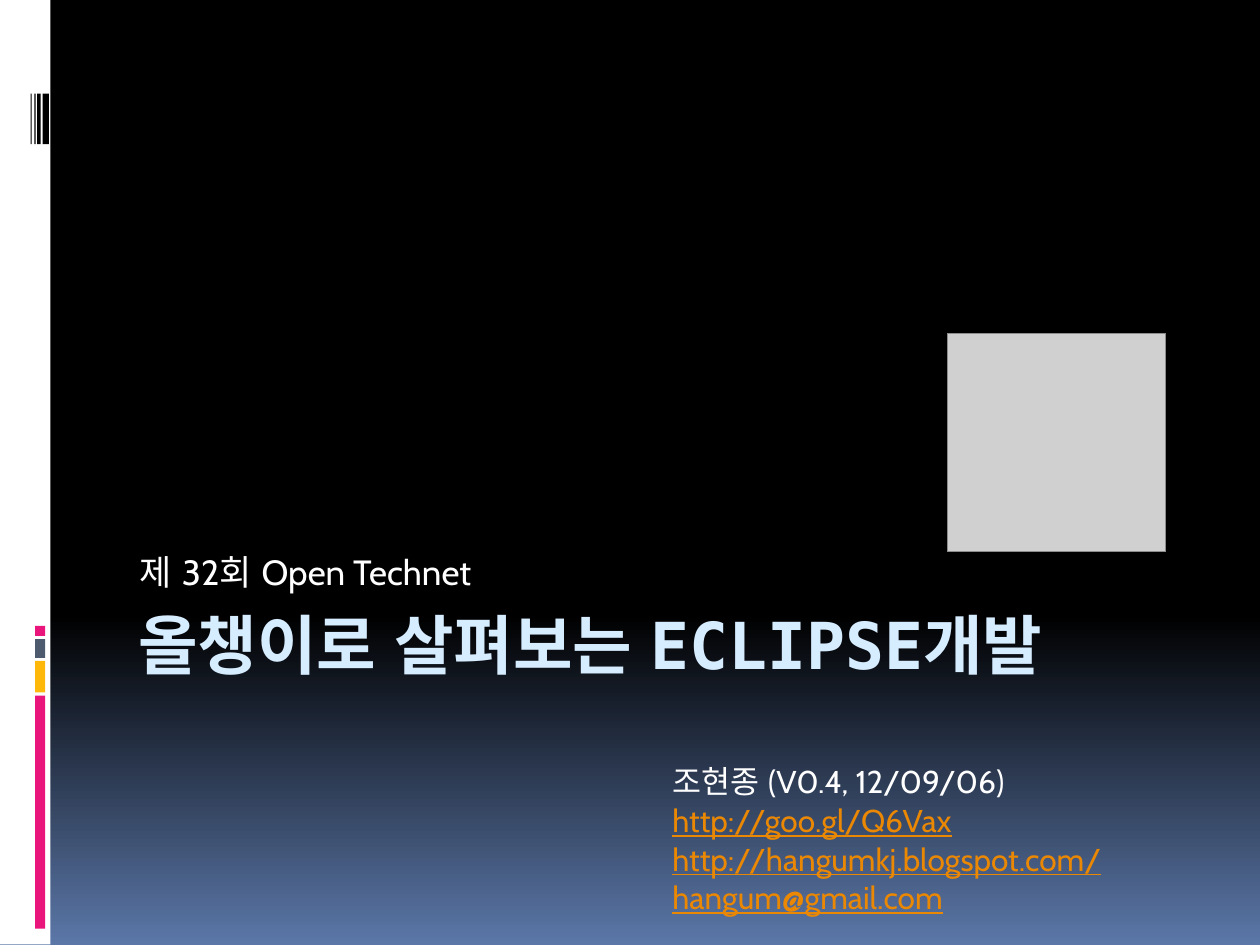
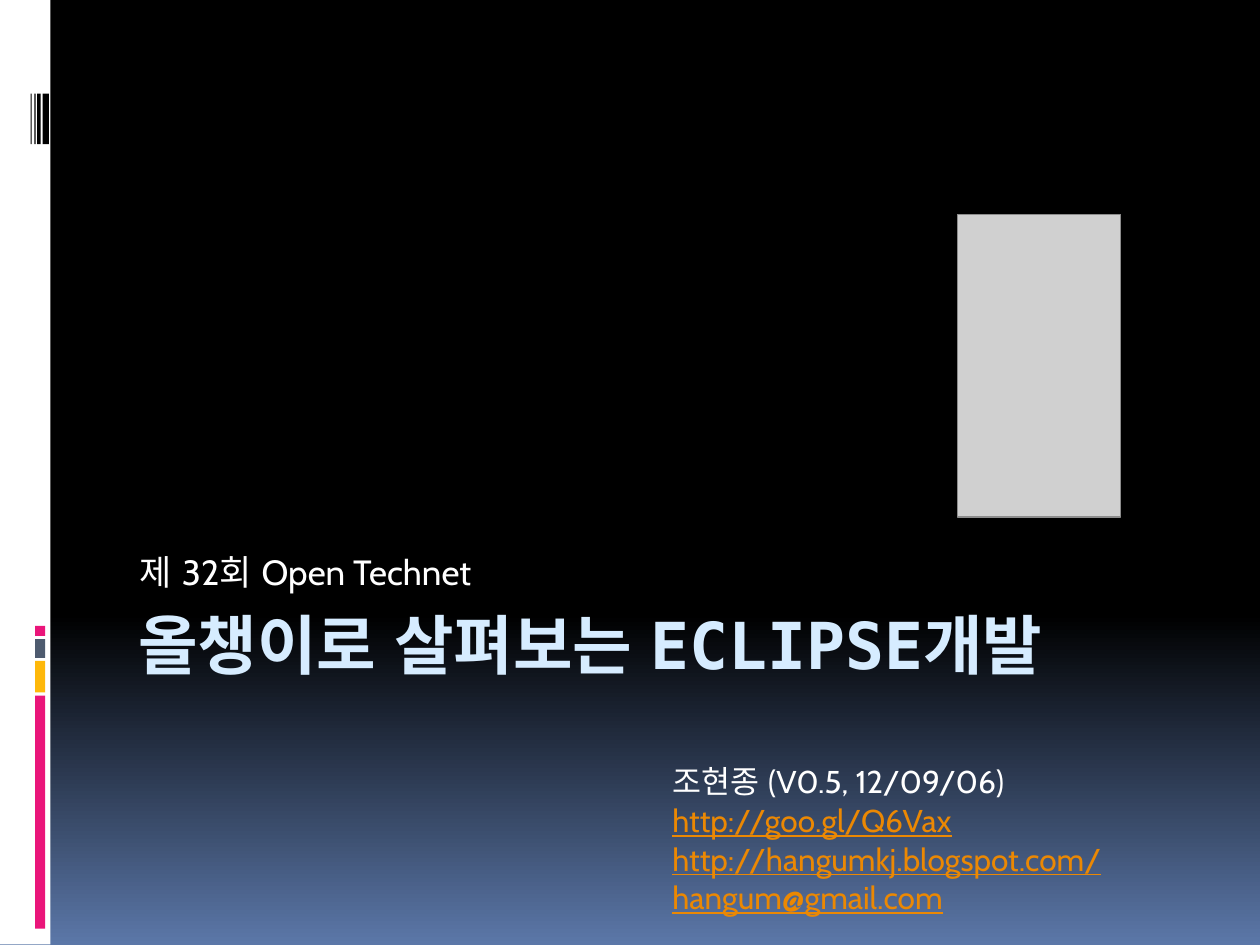
Before and after one commit to hangum/TadpoleForDBTools, a slide deck: slide 1 of targetProject/docs/올챙이로 살펴보는 Eclipse개발.pptx. Drawn at 1260x945 pixels with LibreOffice and Linux fonts; fonts in the diff are those of the drawing; grey boxes stand for pictures. Boxes give left, top, right and bottom in pixels: in the first picture for what was removed or moved away, otherwise in the second. Text is boxed around its words. In the diff, an @@ line names an element or a change of style, - is before the commit and + after.

```diff
--- a/targetProject/docs/올챙이로 살펴보는 Eclipse개발.pptx
+++ b/targetProject/docs/올챙이로 살펴보는 Eclipse개발.pptx
@@ picture added at [958, 214, 1121, 517] @@
@@ picture removed at [948, 334, 1166, 552] @@
@@ table at [660, 750, 1231, 920] @@
-row 1, column 1: 조현종 (V0.4, 12/09/06) / http://goo.gl/Q6Vax / http://hangumkj.blogspot.com/ / hangum@gmail.com
+row 1, column 1: 조현종 (V0.5, 12/09/06) / http://goo.gl/Q6Vax / http://hangumkj.blogspot.com/ / hangum@gmail.com
```
Also in this commit, not shown: 2 other slides changed, 1 slide added, 1 other file.
